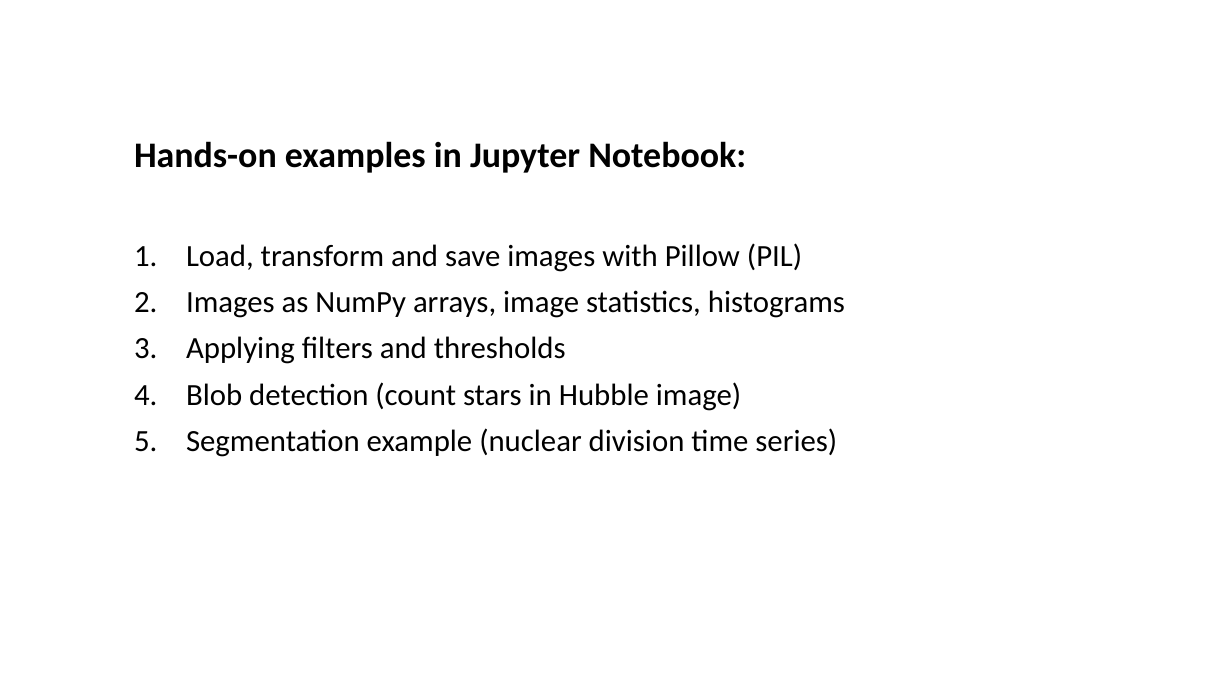
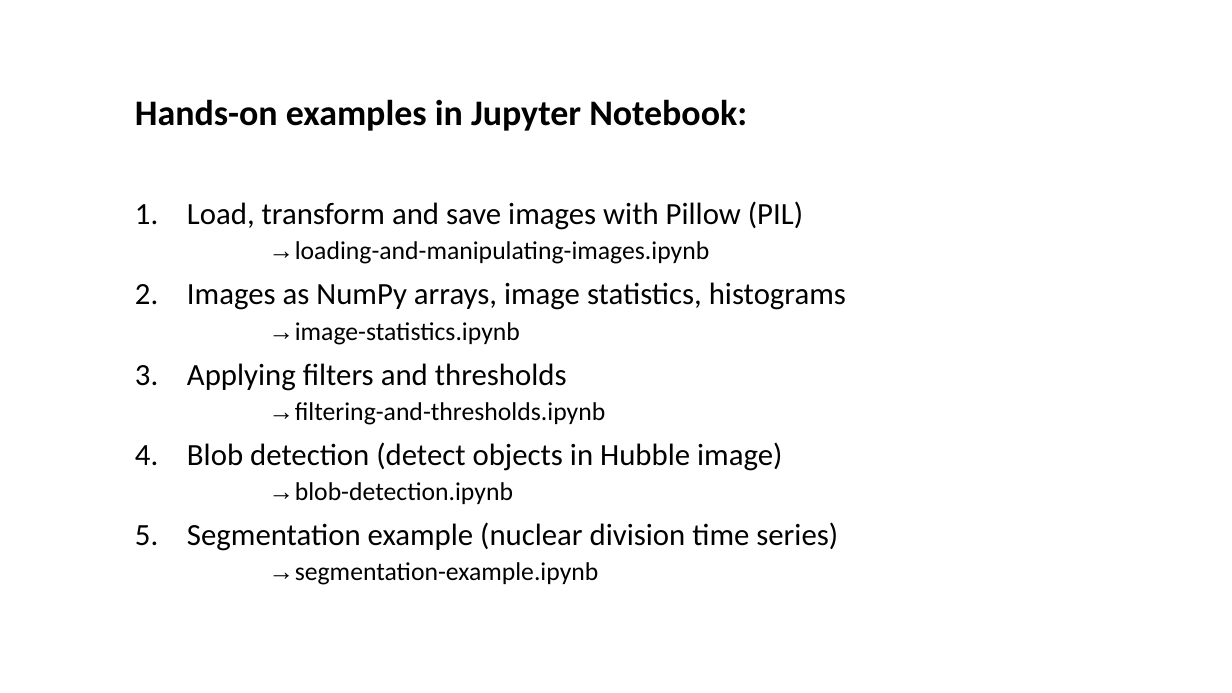
Before and after one commit to btitze/python-course, a slide deck: slide 6 of image_processing/Python Workshop - Image Processing.pptx. Drawn at 1232x693 pixels with LibreOffice and Linux fonts; fonts in the diff are those of the drawing. Boxes give left, top, right and bottom in pixels: in the first picture for what was removed or moved away, otherwise in the second. Text is boxed around its words. In the diff, an @@ line names an element or a change of style, - is before the commit and + after.

Commit message:
Update presentation; add pre-check code (image processing)

```diff
--- a/image_processing/Python Workshop - Image Processing.pptx
+++ b/image_processing/Python Workshop - Image Processing.pptx
@@ text "Hands-on examples in Jupyter Notebook:": place and size @@
-text "Hands-on examples in Jupyter Notebook:" at bbox=[134, 141, 845, 457]
+text "Hands-on examples in Jupyter Notebook:" at bbox=[135, 99, 846, 585]
@@ text at bbox=[295, 241, 710, 264]: paragraph added @@
+  → loading-and-manipulating-images.ipynb
@@ text at bbox=[295, 322, 520, 345]: paragraph added @@
+  → image-statistics.ipynb
@@ text at bbox=[187, 402, 782, 504]: text changed; size 24 to 20 pt @@
-4. Blob detection (count stars in Hubble image)
+  → filtering-and-thresholds.ipynb
+4. Blob detection (detect objects in Hubble image)
+  → blob-detection.ipynb
@@ text at bbox=[295, 562, 599, 585]: paragraph added @@
+  → segmentation-example.ipynb
```
Also in this commit, not shown: 3 other slides changed, 1 slide added, 1 slide removed, 2 other files.
